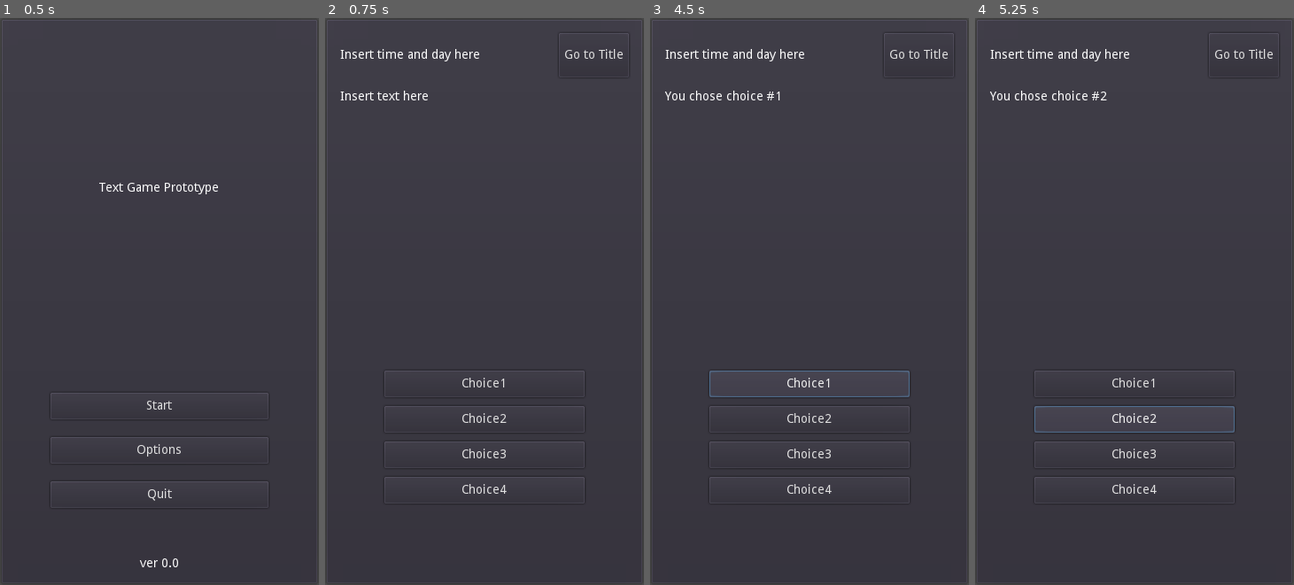
Above: before the commit, frames 1-4 (left to right).
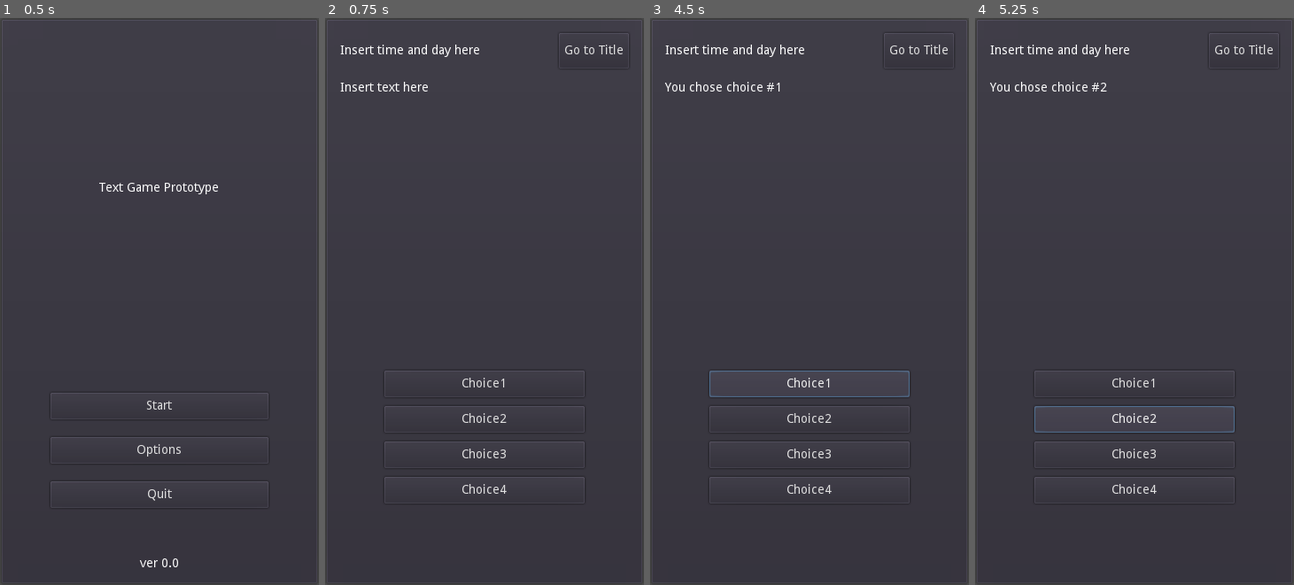
Above: after the commit, the same moments.

Repository: philipuriarte/A-Churchyard-of-Orphans
Game: Godot game, scene res://scenes/main.tscn
Two runs of this game, one before a commit and one after it. Both use one fixed random seed, a clock stepped at 60 frames per second and the inputs below.
Inputs:
- Up to frame 1 (0.5 s): no input
- Up to frame 2 (0.75 s): click "Start" at 0.5 s
- Up to frame 3 (4.5 s): click "Go to Title" at 1.25 s; click "Start" at 2 s; click "Go to Title" at 2.75 s; click "Start" at 3.5 s; click "Choice1" at 4.25 s
- Up to frame 4 (5.25 s): click "Choice2" at 5 s

Frame 1 is identical in both runs. In frame 2, 0.9% of the frame differs, in the area x 4-94%, y 4-15%; in frame 3, 1.0%; in frame 4, 1.0%.

Commit message:
Update TopContainer min size to 40

Diff:
--- a/scenes/game_screen.tscn
+++ b/scenes/game_screen.tscn
@@ -27,24 +27,24 @@
 
 [node name="TopContainer" type="HBoxContainer" parent="MarginContainer/MainCointainer"]
 margin_right = 326.0
-margin_bottom = 50.0
-rect_min_size = Vector2( 0, 50 )
+margin_bottom = 40.0
+rect_min_size = Vector2( 0, 40 )
 
 [node name="TopText" type="Label" parent="MarginContainer/MainCointainer/TopContainer"]
-margin_top = 18.0
+margin_top = 13.0
 margin_right = 243.0
-margin_bottom = 32.0
+margin_bottom = 27.0
 size_flags_horizontal = 3
 text = "Insert time and day here"
 
 [node name="TitleButton" type="Button" parent="MarginContainer/MainCointainer/TopContainer"]
 margin_left = 247.0
 margin_right = 326.0
-margin_bottom = 50.0
+margin_bottom = 40.0
 text = "Go to Title"
 
 [node name="ContentScroll" type="ScrollContainer" parent="MarginContainer/MainCointainer"]
-margin_top = 65.0
+margin_top = 55.0
 margin_right = 326.0
 margin_bottom = 541.0
 size_flags_vertical = 3
@@ -52,7 +52,7 @@
 [node name="ContentContainer" parent="MarginContainer/MainCointainer/ContentScroll" instance=ExtResource( 2 )]
 margin_top = 0.0
 margin_right = 326.0
-margin_bottom = 476.0
+margin_bottom = 486.0
 
 [node name="BottomContainer" type="HBoxContainer" parent="MarginContainer/MainCointainer"]
 margin_top = 556.0
